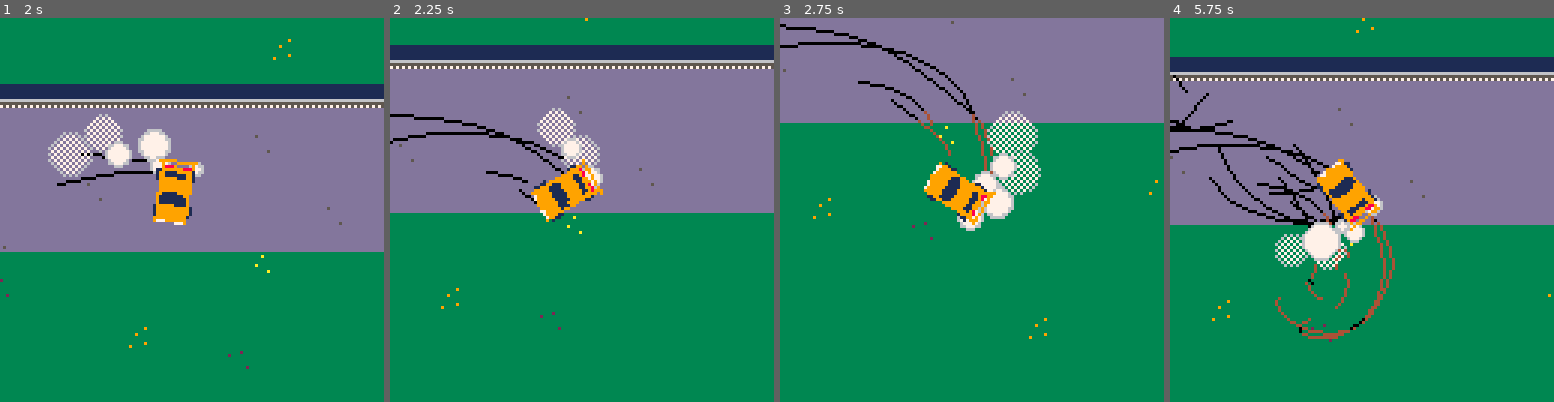
Above: before the commit, frames 1-4 (left to right).
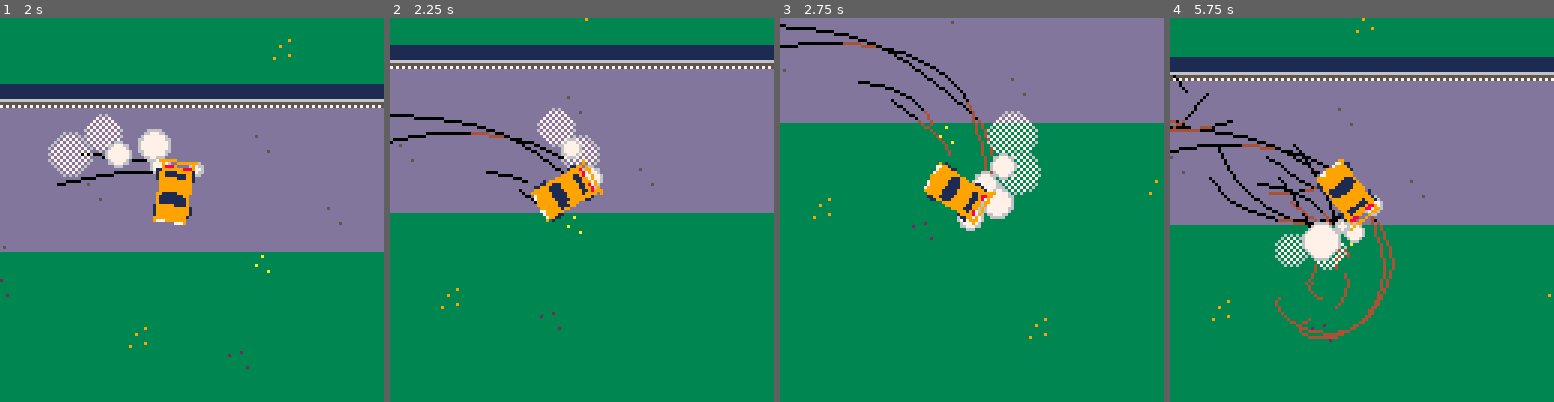
Above: after the commit, the same moments.

Repository: graearea/pico8
Game: PICO-8 cartridge skidmarks.p8
The game is run twice, just before and just after one commit, with the same random seed, the same clock (stepped at 60 frames per second) and the same inputs.
Inputs:
- Up to frame 1 (2 s): tap X (X key) at 0.33, 1.07, 1.85 s; hold Right from 1.6 s (still down)
- Up to frame 2 (2.25 s): release Right at 2.1 s
- Up to frame 3 (2.75 s): hold Right from 2.47 s (still down)
- Up to frame 4 (5.75 s): tap X (X key) at 2.97, 4.08, 5.2 s; release Right at 3.03 s; hold Left 3.08-3.58 s; hold Right 4.02-4.68 s; hold Left 5.08-5.68 s

Frame 1 is identical in both runs. In frame 2, less than 0.1% of the frame differs, in the area x 21-30%, y 29-32%; in frame 3, less than 0.1%; in frame 4, 0.4%, in the area x 0-51%, y 26-83%.

Commit message:
fixed skid colour

Diff:
--- a/skidmarks.p8
+++ b/skidmarks.p8
@@ -343,7 +343,8 @@
    if (window_x-10<skid.x and window_x+138>skid.x) then
     if (window_y-10<skid.y and window_y+138>skid.y) then
      ops+=1
-     if(pget(skid.x,skid.y)==3) then
+     local floor=pget(skid.x,skid.y)
+     if(floor==3 or floor==4 or floor==0) then
       line(prevx,prevy,skid.x,skid.y,4)
      else
       line(prevx,prevy,skid.x,skid.y,0)
